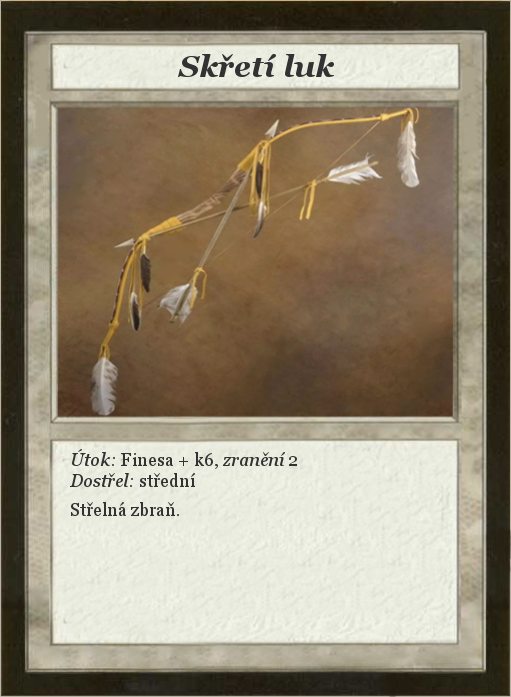
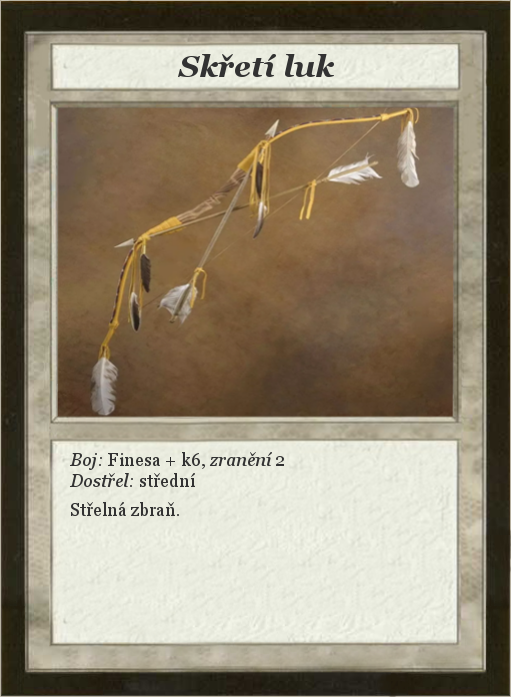
Layer changes from the first 511 x 697 image to the second:
renamed "Útok: Finesa + k6, zranění 2 ..." to "Boj: Finesa + k6, zranění 2 ...", painted on it over [69, 449, 297, 470]
